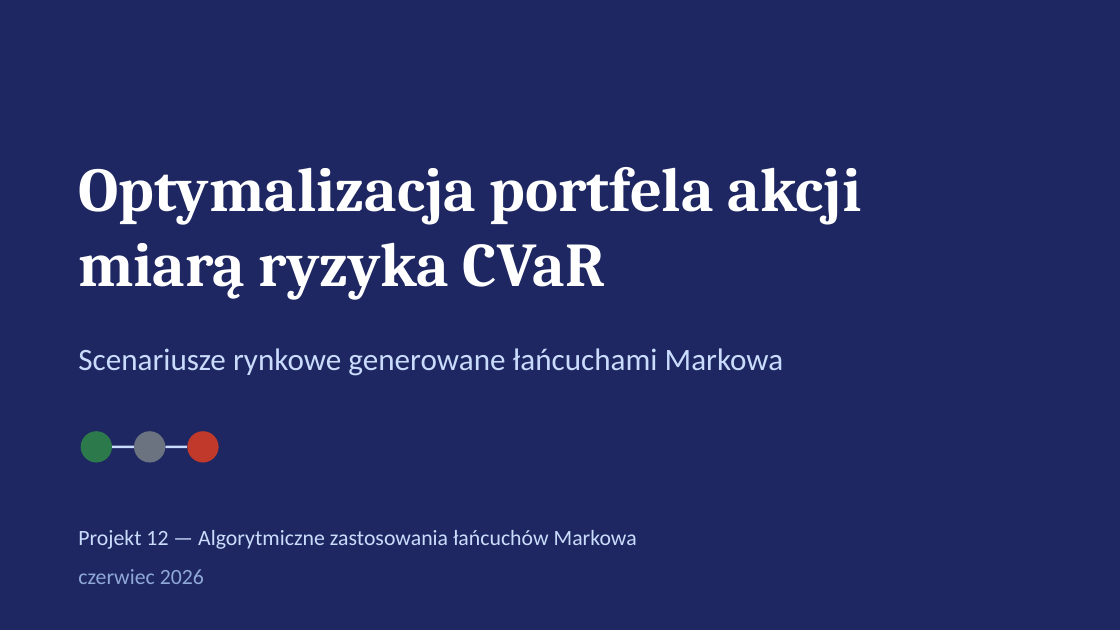
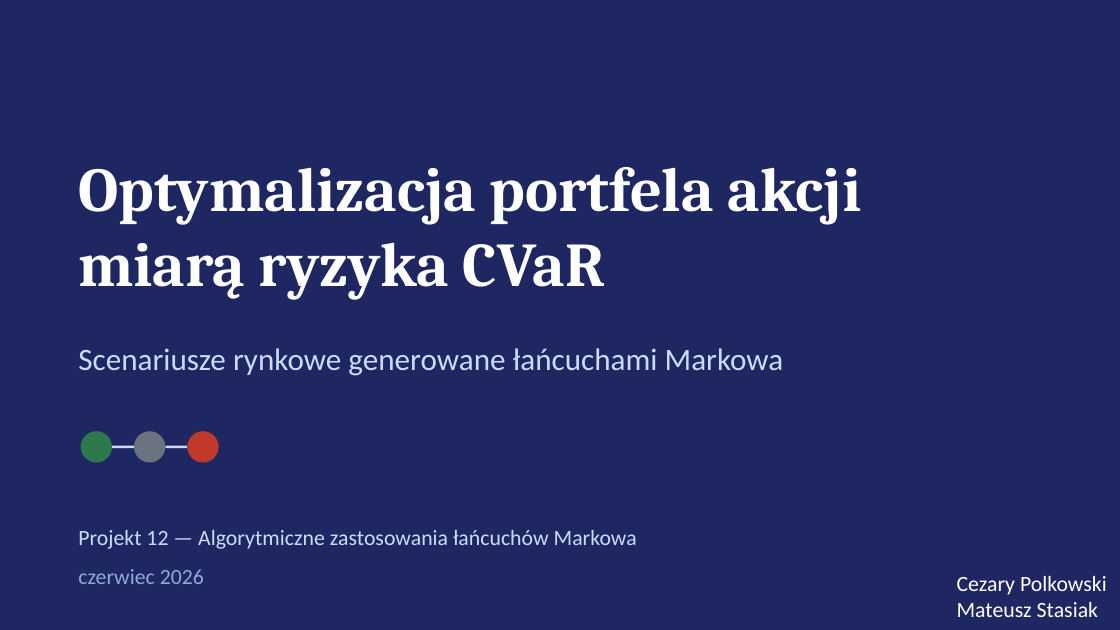
Before and after one commit to Fichey/CVaR-portfolio, a slide deck: slide 1 of Prezentacja - Mean-Variance-Portfolio.pptx. Drawn at 1120x630 pixels with LibreOffice and Linux fonts; fonts in the diff are those of the drawing. Boxes give left, top, right and bottom in pixels: in the first picture for what was removed or moved away, otherwise in the second. Text is boxed around its words. In the diff, an @@ line names an element or a change of style, - is before the commit and + after.

```diff
--- a/Prezentacja - Mean-Variance-Portfolio.pptx
+++ b/Prezentacja - Mean-Variance-Portfolio.pptx
@@ text added at bbox=[957, 576, 1107, 617], 14 pt, text #FFFFFF @@
+Cezary Polkowski
+Mateusz Stasiak
```
Also in this commit, not shown: 1 other file.
